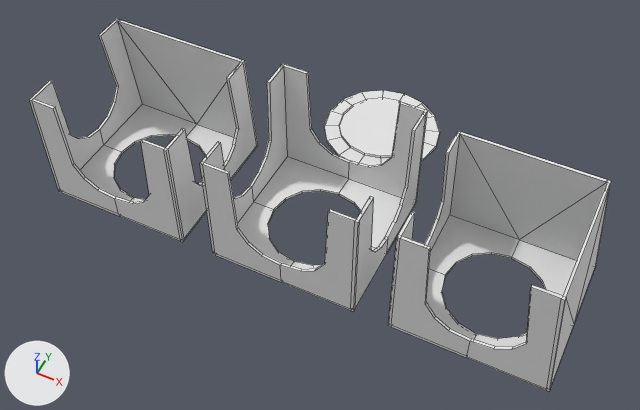
The Blender file hydro-cube/hydro-cube.blend: old version first, new version second.
Both versions are drawn from a camera (50 mm lens) standing at (144.0, -285.0, 376.0) and looking at (-2.0, 6.0, 12.0). Arrows for +X, +Y and +Z are at lower left; the lights stay in place. Mesh edges are drawn as thin lines.

The first picture shows 'corner', 'lid', 'middle', 'side'.
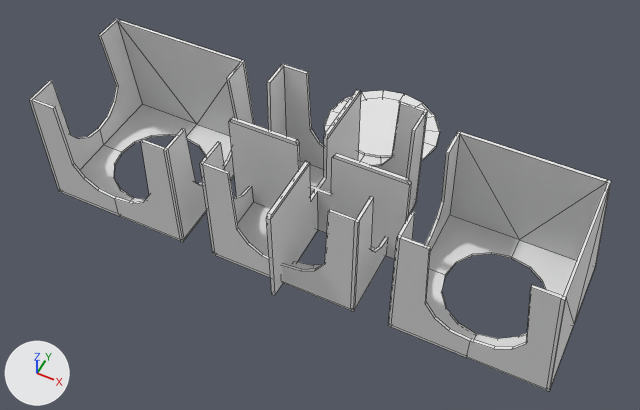
Boxes (x1, y1, x2, y2) around the edits, measured in the pictures (640 x 410 px):
'legs', added
    after: (229, 90, 411, 295)

Edits to the bpy script that builds the scene:
```text
Add me_cube_004:
    me_cube_004.from_pydata(...)  # 56 vertices, 42 faces; spans x -51.0..51.0, y -51.0..51.0, z 0.0..2.1
Add ob_legs:
    ob_legs = bpy.data.objects.new('legs', me_cube_004)
    ob_legs.location = (0.0, 0.0, 0.0)
    ob_legs.scale = (1.0, 1.0, 30.0)
```
